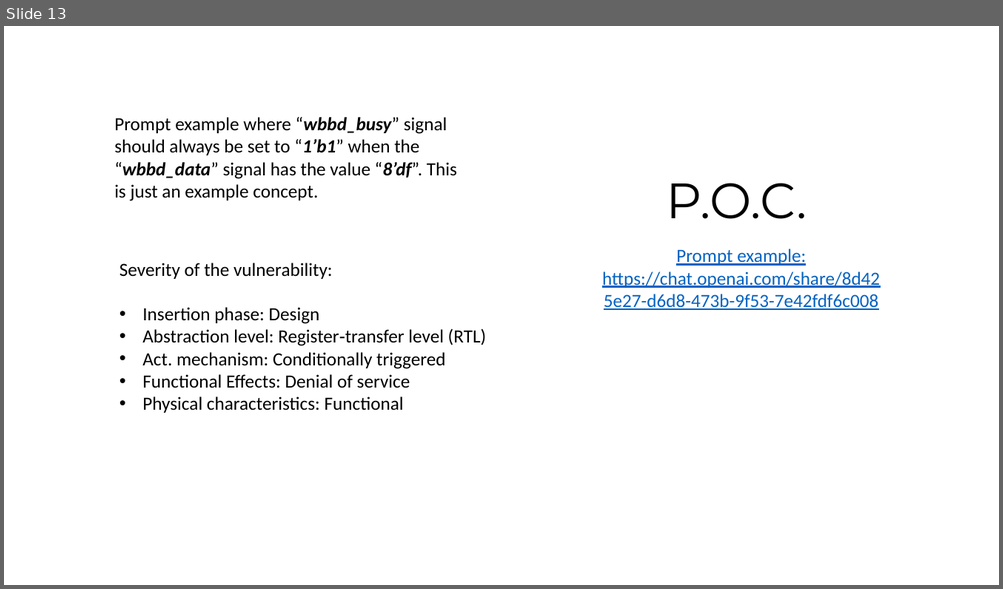
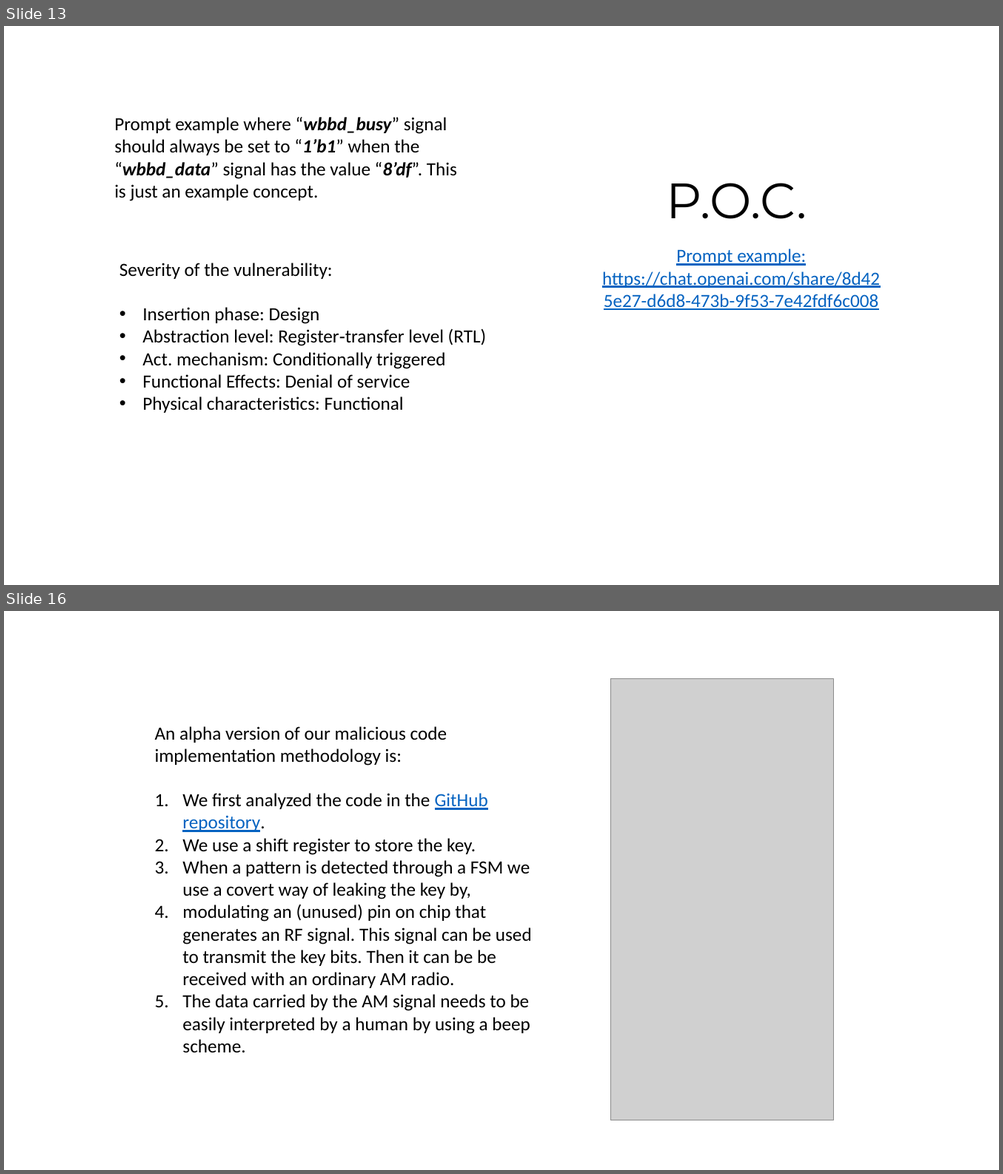
Before and after one commit to Lefteris-B/SystemsGenesis_wishbone_hw_trojan, a slide deck: presentation/CSAW_2023_first_stage.pptx. Shown one above the other, each under a label of ours: slide 13 before the commit, slides 13 and 16 after it; the slides between them are not shown. The pictures are 1003x589 and 1003x1174 pixels, drawn with LibreOffice and Linux fonts; fonts in the diff are those of the drawing; grey boxes stand for pictures. Boxes give left, top, right and bottom in pixels: in the first picture for what was removed or moved away, otherwise in the second. Text is boxed around its words. In the diff, an @@ line names an element or a change of style, - is before the commit and + after.

Commit message:
Added Presentations for the first stage

```diff
--- a/presentation/CSAW_2023_first_stage.pptx
+++ b/presentation/CSAW_2023_first_stage.pptx
@@ slide 16 added at box(4, 611, 999, 1170), background #FFFFFF @@
@@ picture added at box(611, 678, 833, 1121) @@
@@ text added at box(155, 726, 532, 1053), 18 pt, text #000000 @@
+An alpha version of our malicious code implementation methodology is:
+1. We first analyzed the code in the GitHub repository.
+2. We use a shift register to store the key.
+3. When a pattern is detected through a FSM we use a covert way of leaking the key by,
+4. modulating an (unused) pin on chip that generates an RF signal. This signal can be used to transmit the key bits. Then it can be be received with an ordinary AM radio.
+5. The data carried by the AM signal needs to be easily interpreted by a human by using a beep scheme.
```
Also in this commit, not shown: 5 slides changed, 2 other slides added, 4 slides removed, 1 other file.
